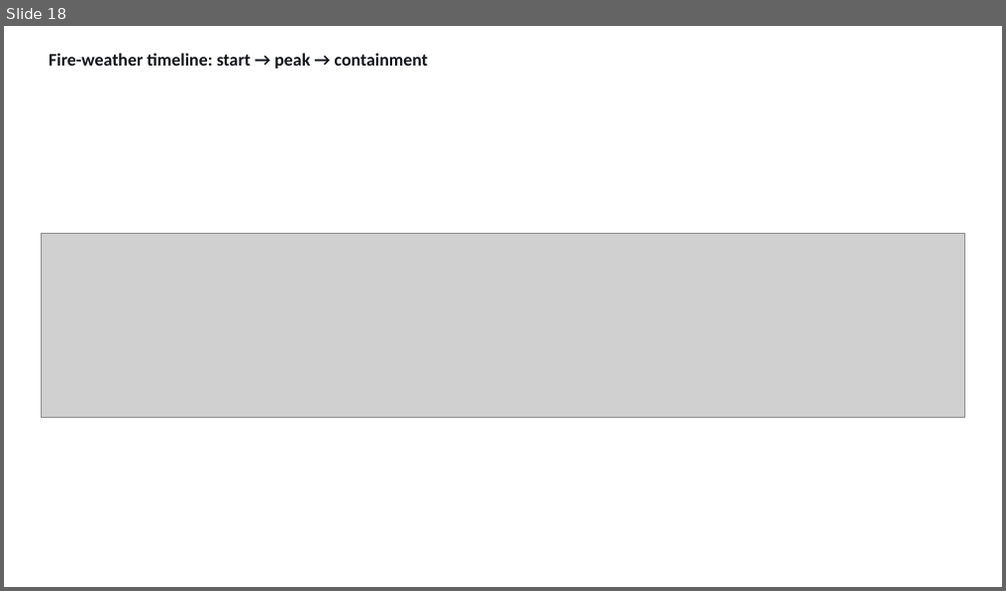
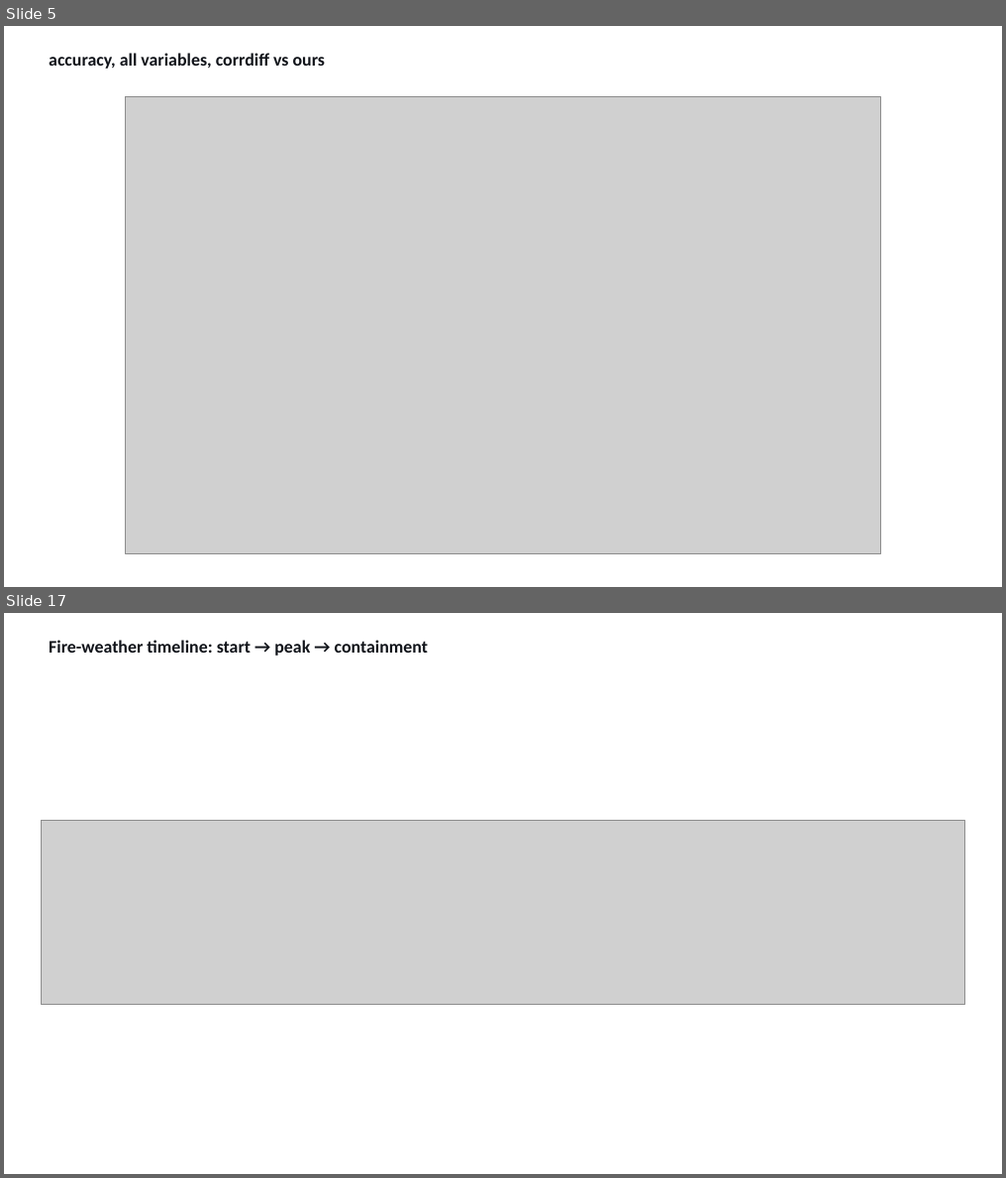
Before and after one commit to milhud/diffusion_downscaling_model, a slide deck: results/corrdiff_comparison/corrdiff_benchmark_slides.pptx. Shown one above the other, each under a label of ours: slide 18 before the commit, slides 5 and 17 after it; the slides between them are not shown. The pictures are 1006x591 and 1006x1178 pixels, drawn with LibreOffice and Linux fonts; fonts in the diff are those of the drawing; grey boxes stand for pictures. Boxes give left, top, right and bottom in pixels: in the first picture for what was removed or moved away, otherwise in the second. Text is boxed around its words. In the diff, an @@ line names an element or a change of style, - is before the commit and + after.

```diff
--- a/results/corrdiff_comparison/corrdiff_benchmark_slides.pptx
+++ b/results/corrdiff_comparison/corrdiff_benchmark_slides.pptx
@@ slide 5 added at (x1=4, y1=26, x2=1002, y2=587), background #FFFFFF @@
@@ text added at (x1=49, y1=53, x2=325, y2=69), 17 pt, text #11141A, bold @@
+accuracy, all variables, corrdiff vs ours
@@ picture added at (x1=126, y1=97, x2=880, y2=554) @@
@@ what was slide 18 is now slide 17 @@
```
Also in this commit, not shown: 14 slides changed, 1 other slide added, 3 slides removed, 18 other files.
